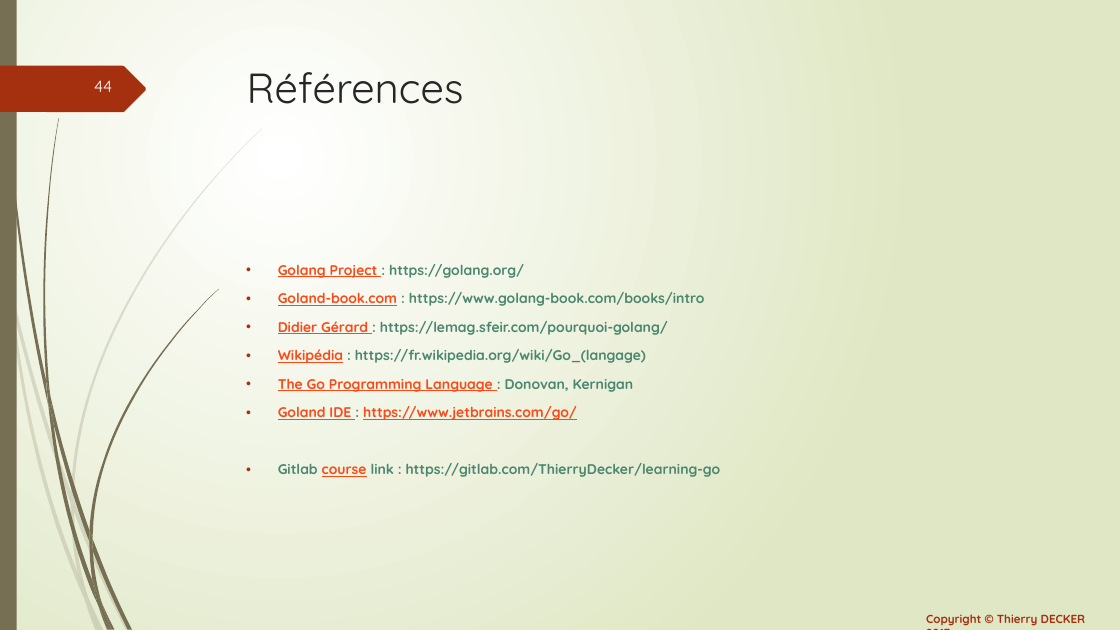
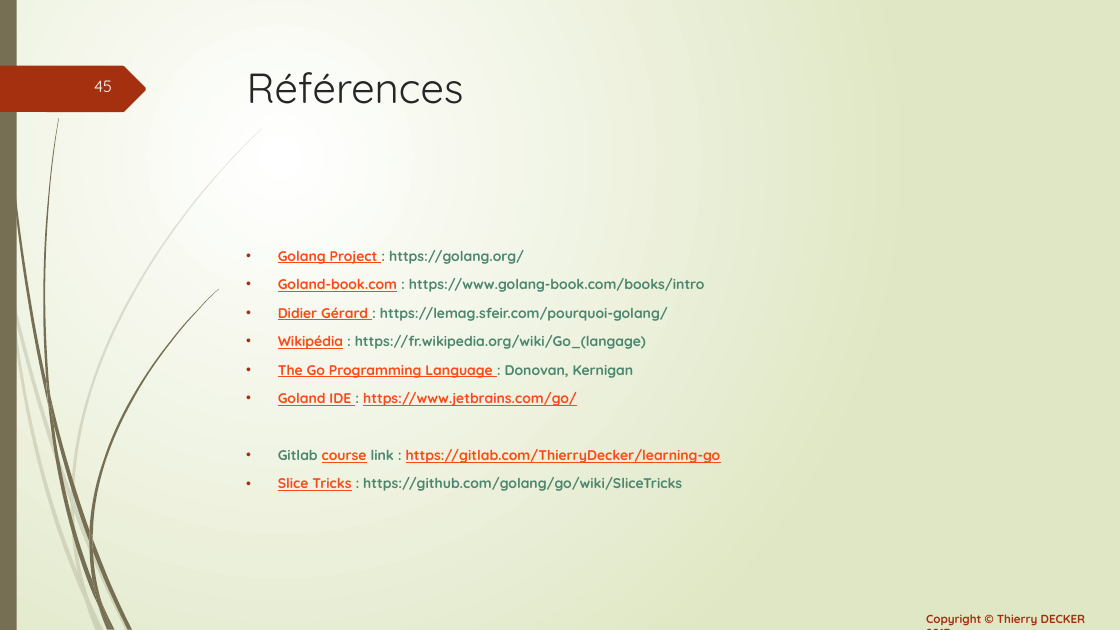
Before and after one commit to thierrydecker/learning-go, a slide deck: slide 45 of documentations/learning-go.pptx (slide 44 before the commit). Drawn at 1120x630 pixels with LibreOffice and Linux fonts; fonts in the diff are those of the drawing. Boxes give left, top, right and bottom in pixels: in the first picture for what was removed or moved away, otherwise in the second. Text is boxed around its words. In the diff, an @@ line names an element or a change of style, - is before the commit and + after.

Commit message:
Added slices-append

```diff
--- a/documentations/learning-go.pptx
+++ b/documentations/learning-go.pptx
@@ page number at box(94, 80, 112, 92): text changed @@
-44
+45
@@ text at box(278, 449, 721, 463): text colour #4B866E to #FB4A18, underline on in "https://gitlab.com/ThierryDecker/learning-go" @@
@@ text at box(278, 477, 682, 491): paragraph added @@
+• Slice Tricks : https://github.com/golang/go/wiki/SliceTricks
```
Also in this commit, not shown: 2 other slides changed, 1 slide added, 2 other files.
